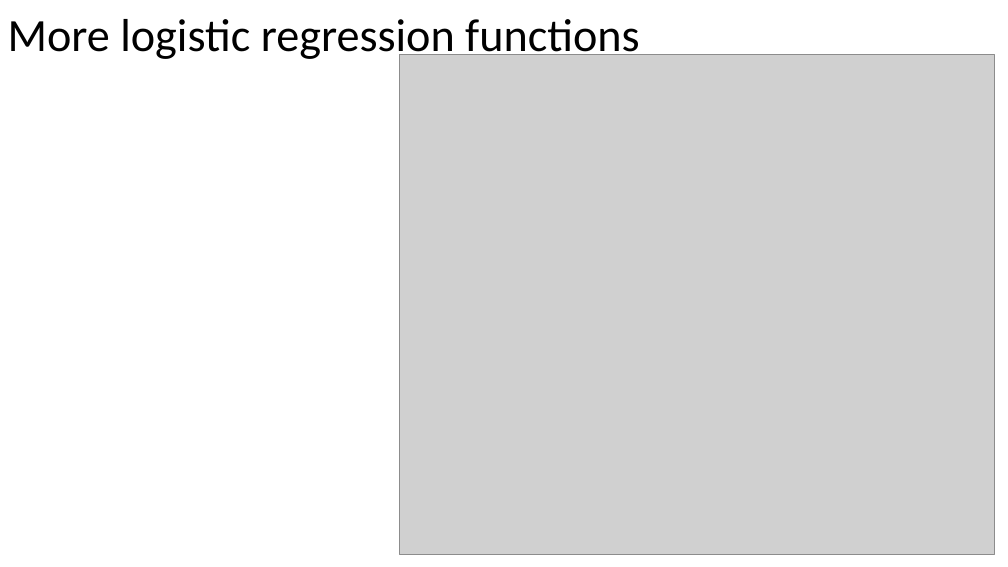
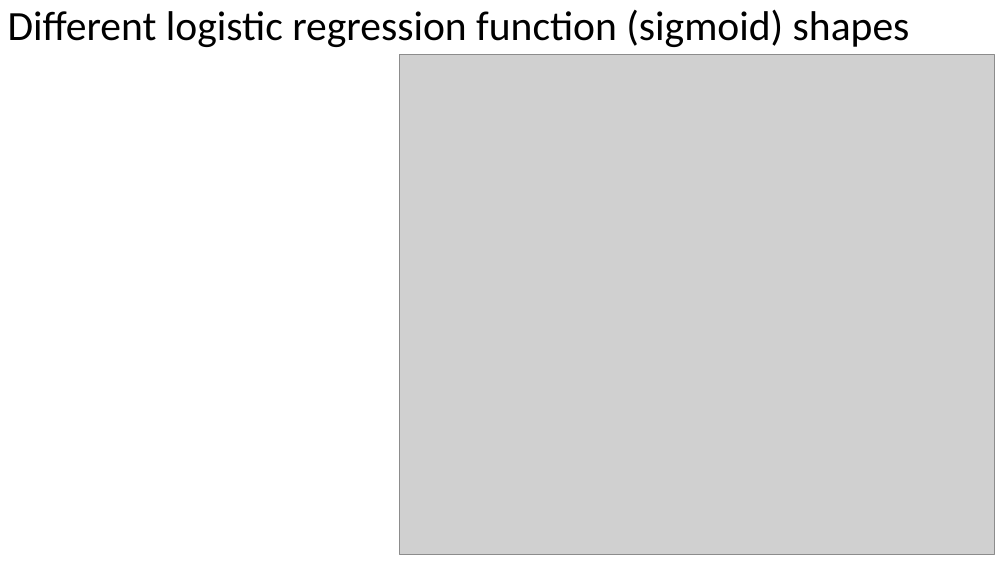
Before and after one commit to russellu/cs405, a slide deck: slide 13 of Lecture_08.pptx (slide 11 before the commit). Drawn at 1008x567 pixels with LibreOffice and Linux fonts; fonts in the diff are those of the drawing; grey boxes stand for pictures. Boxes give left, top, right and bottom in pixels: in the first picture for what was removed or moved away, otherwise in the second. Text is boxed around its words. In the diff, an @@ line names an element or a change of style, - is before the commit and + after.

```diff
--- a/Lecture_08.pptx
+++ b/Lecture_08.pptx
@@ title at box(8, 9, 910, 47): text changed; size 44 to 39.6 pt @@
-More logistic regression functions
+Different logistic regression function (sigmoid) shapes
```
Also in this commit, not shown: 8 other slides changed, 3 slides added, 1 slide removed.
